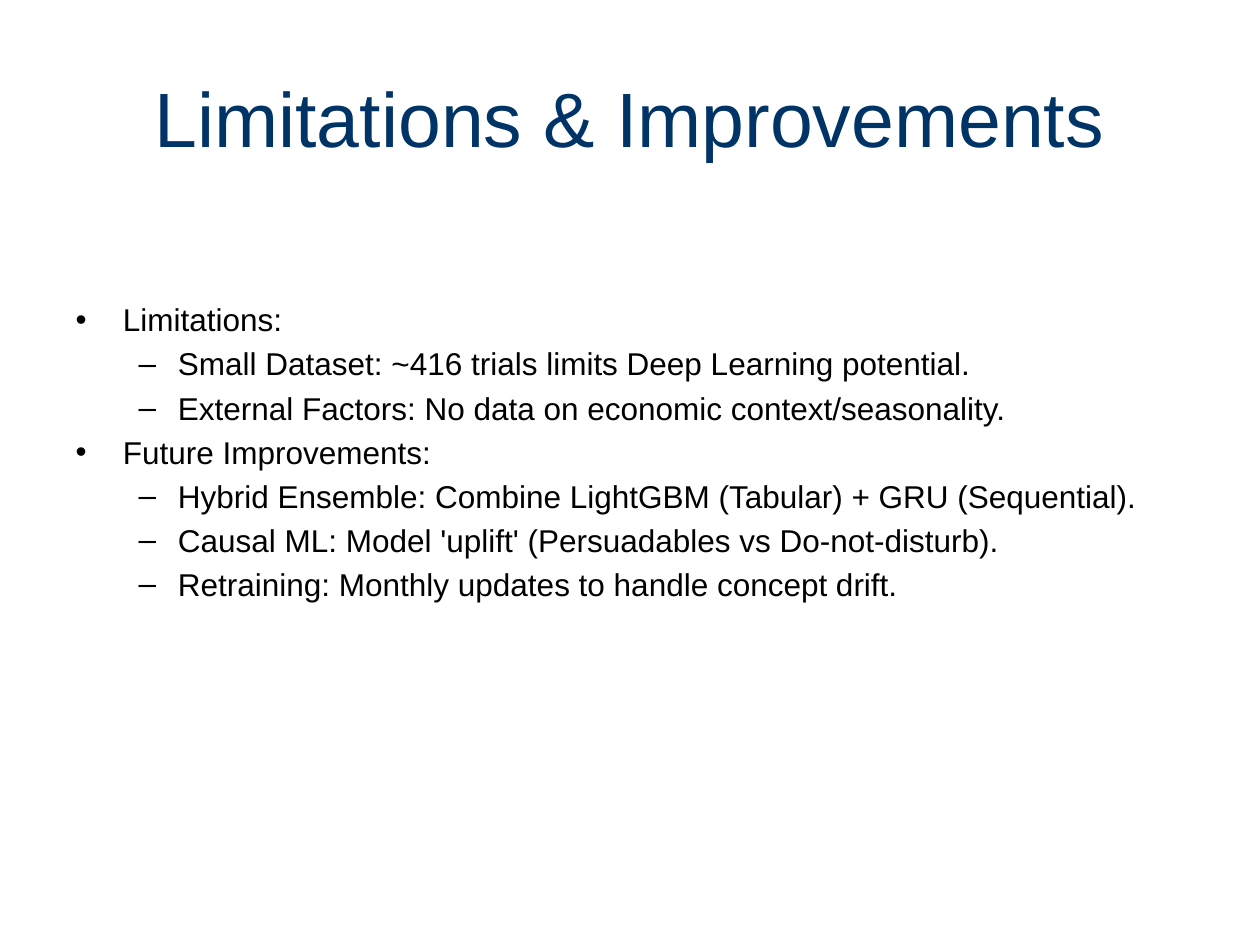
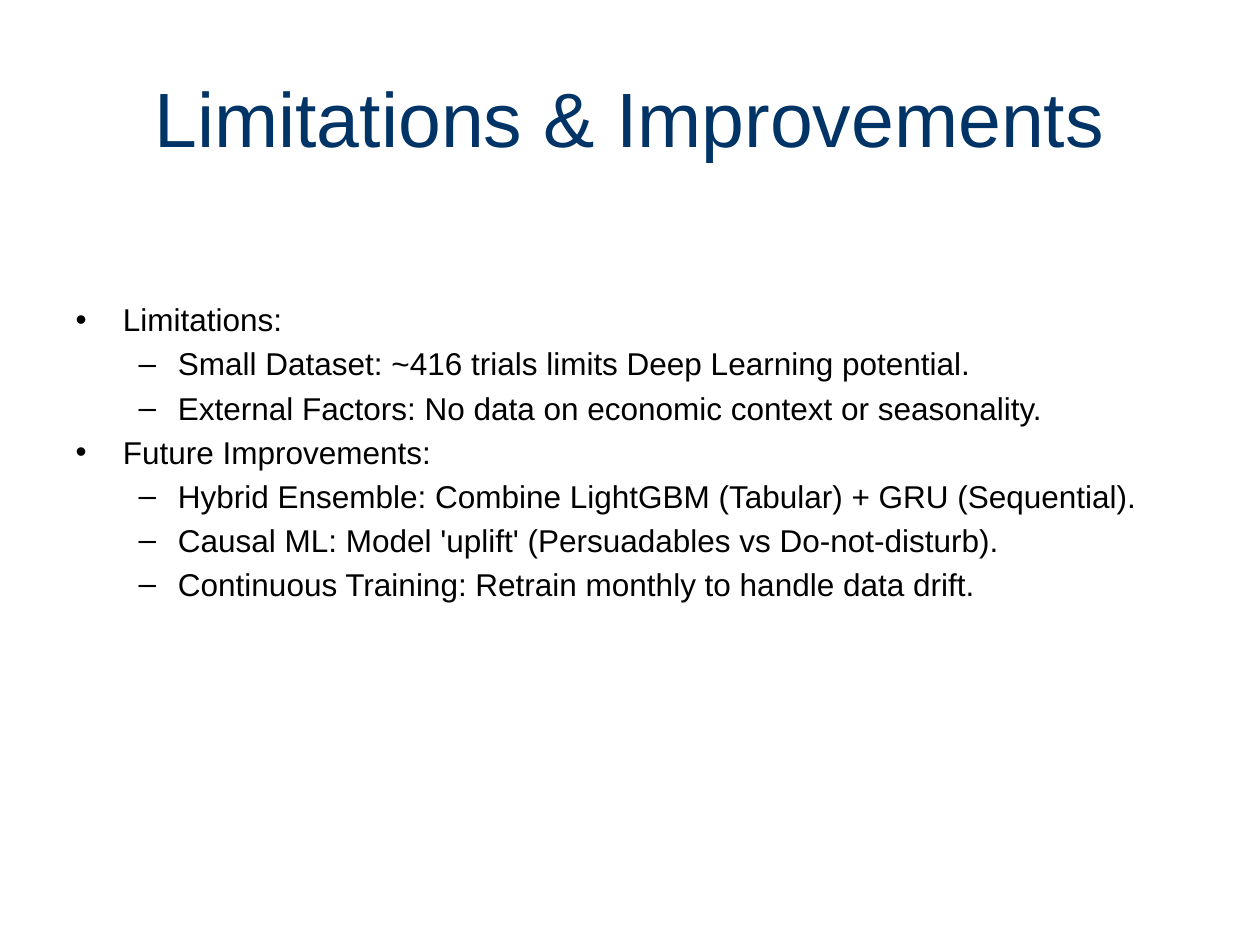
Before and after one commit to Paulino-Cristovao/churn_predictions, a slide deck: slide 9 of Presentations_Resultats_Projet.pptx. Drawn at 1260x945 pixels with LibreOffice and Linux fonts; fonts in the diff are those of the drawing. Boxes give left, top, right and bottom in pixels: in the first picture for what was removed or moved away, otherwise in the second. Text is boxed around its words. In the diff, an @@ line names an element or a change of style, - is before the commit and + after.

```diff
--- a/Presentations_Resultats_Projet.pptx
+++ b/Presentations_Resultats_Projet.pptx
@@ text at box(178, 397, 1042, 426): text changed @@
-  – External Factors: No data on economic context/seasonality.
+  – External Factors: No data on economic context or seasonality.
@@ text at box(178, 573, 974, 602): text changed @@
-  – Retraining: Monthly updates to handle concept drift.
+  – Continuous Training: Retrain monthly to handle data drift.
```
Also in this commit, not shown: 5 other slides changed, 1 other file.
